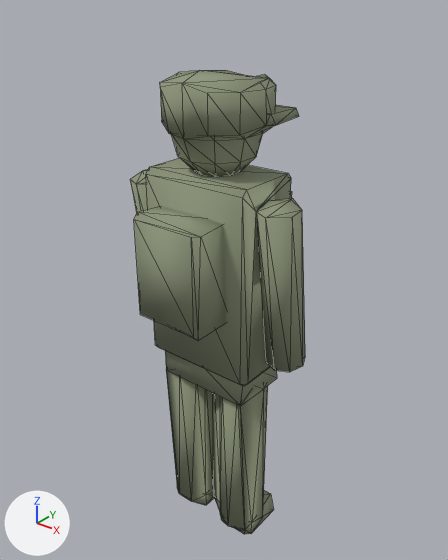
Two versions of the glTF model assets/models/units/trooper_fr.lod1.glb, one commit apart.
The view is the same before and after, from a 50 mm camera at (1.248, -1.528, 2.009) aimed at (-0.027, 0.067, 1.02). Arrows for +X, +Y and +Z are at lower left; the lights stay in place. The picture after the commit comes second. Mesh edges are drawn as thin lines.
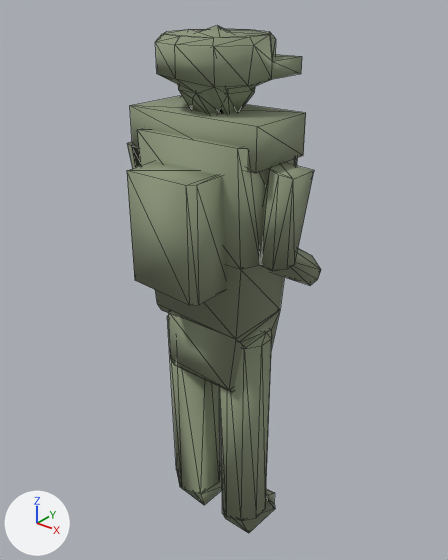
Scene script edits in JSON lines:
```json
{"block": "me_mesh_0", "where": "# used by ob_mesh_0; location = (0.0, 0.0, 0.0)"}
{"op": "remove", "block": "me_mesh_0", "code": "me_mesh_0.from_pydata(...)  # 238 vertices, 490 faces; spans x -0.34..0.34, y -0.27..0.25, z -0.03..1.74"}
{"op": "add", "block": "me_mesh_0", "code": "me_mesh_0.from_pydata(...)  # 254 vertices, 526 faces; spans x -0.36..0.34, y -0.28..0.33, z -0.03..1.88"}
{"block": "me_mesh_0", "change": "me_mesh_0 part 1: the loose piece of 84 vertices spanning x -0.2..0.2, y -0.16..0.19, z 1.43..1.74 is rebuilt with 80 vertices and now spans x -0.18..0.18, y -0.19..0.19, z 1.6..1.88"}
{"block": "me_mesh_0", "change": "me_mesh_0 part 2: the loose piece of 12 vertices spanning x -0.14..0.14, y -0.27..-0.09, z 0.97..1.35 is rebuilt with 12 vertices and now spans x -0.14..0.14, y -0.28..-0.09, z 1.11..1.49"}
{"block": "me_mesh_0", "change": "me_mesh_0 part 3: a new loose piece of 162 vertices spanning x -0.36..0.34, y -0.16..0.33, z -0.03..1.64, in mat_trooper_fr (greyish green #8e977c)"}
{"block": "me_mesh_0", "change": "me_mesh_0 part 4"}
{"block": "me_mesh_0", "change": "142 vertices are removed from x -0.34..0.34, y -0.13..0.25, z -0.03..1.45"}
{"block": "me_mesh_0", "change": "294 faces are deleted"}
```

What differs and where, as boxes (x1, y1, x2, y2) in the pictures (448 x 560 px):
```json
{"object": "Mesh_0", "change": "reshaped", "before": [130, 70, 305, 534], "after": [127, 26, 321, 533], "on screen": "11% wider, 9% taller"}
{"part": 1, "of": "me_mesh_0", "change": "rebuilt", "before": [160, 70, 299, 177], "after": [155, 26, 302, 114]}
{"part": 2, "of": "me_mesh_0", "change": "rebuilt", "before": [134, 206, 226, 340], "after": [127, 161, 226, 306], "on screen": "8% wider, 8% taller"}
{"part": 3, "of": "me_mesh_0", "change": "added", "after": [127, 96, 321, 533]}
{"part": 4, "of": "me_mesh_0", "change": "deleted", "before": [130, 158, 305, 534]}
```
